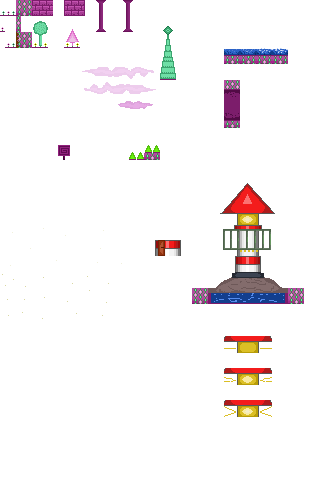
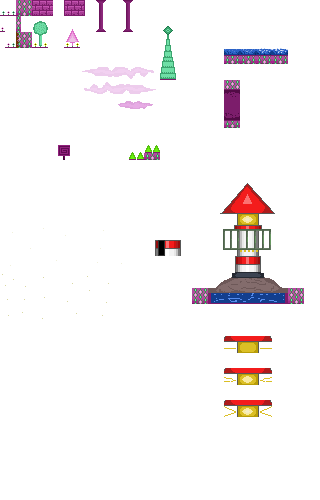
Layers edited between the first and the second 320 x 500 image:
painted on "tilesheet.png" over (x1=158, y1=240, x2=165, y2=256)
